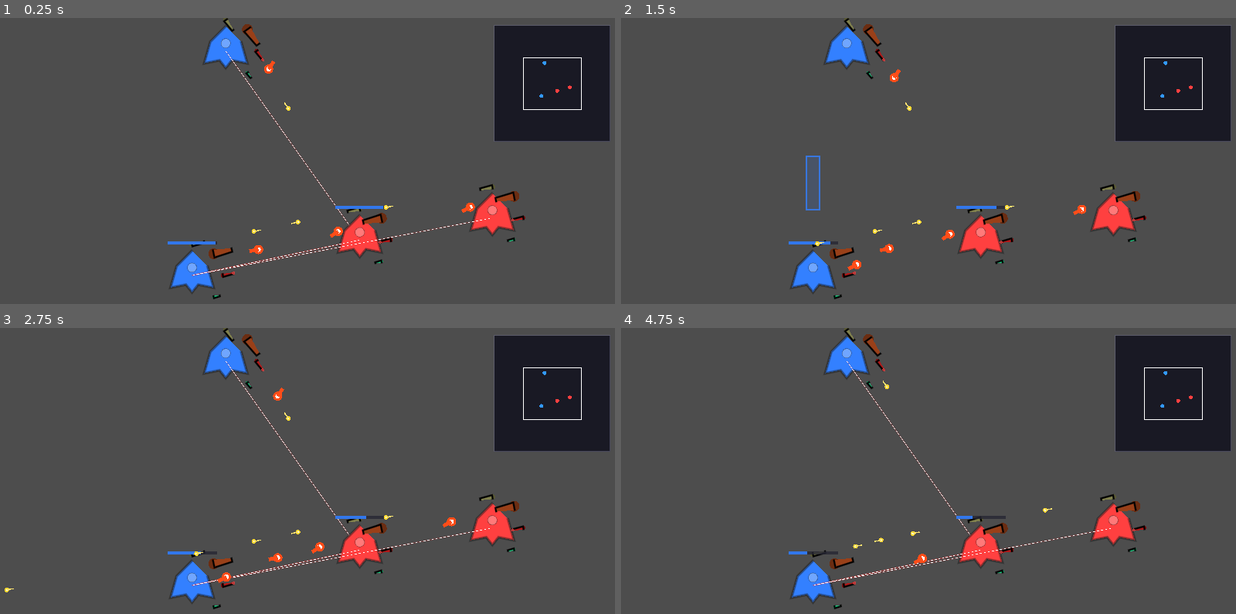
Above: before the commit, frames 1-4 (two rows, left to right).
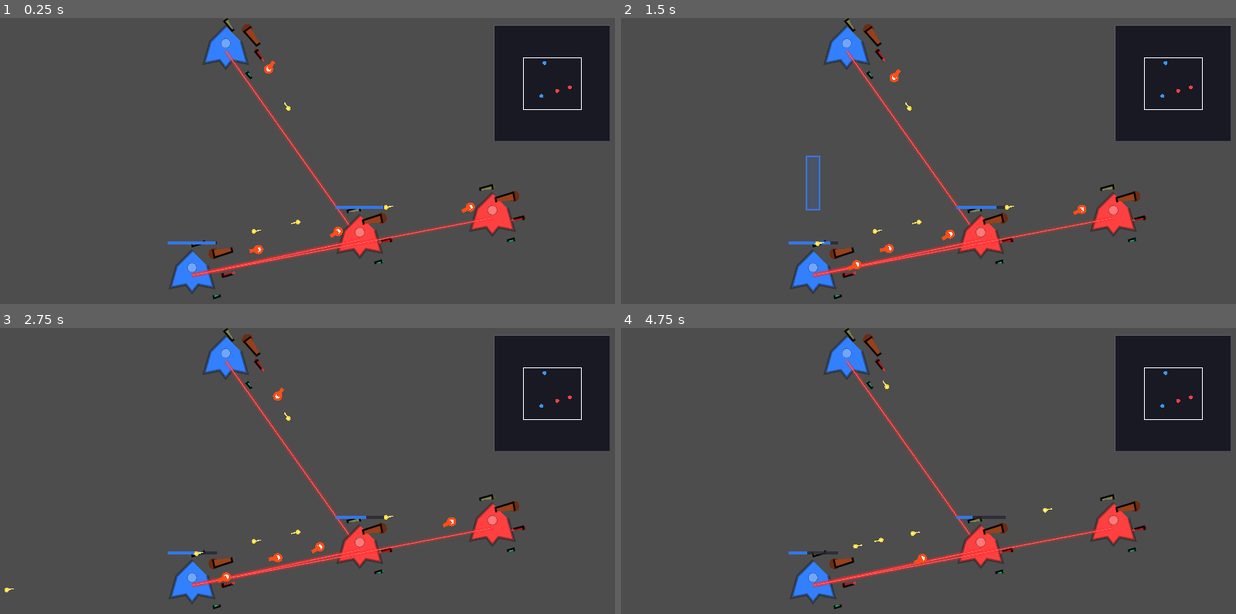
Above: after the commit, the same moments.

Repository: ZhanXuzhao/SpaceRTS
Game: Godot game, scene res://scenes/main.tscn
Same seed, same stepped clock (60 frames per second), same inputs: the game is played once before the commit and once after it.
Inputs (mouse positions are in pixels of both pictures, inside the frame that each line leads up to):
- Up to frame 1 (0.25 s): no input
- Up to frame 2 (1.5 s): tap Enter at 0.5 s; move the mouse to (1063, 175) at 0.52 s; tap R at 0.6 s; click (1063, 175) at 0.67 s; drag from (805, 209) to (848, 52) at 1.27 s
- Up to frame 3 (2.75 s): move the mouse to (369, 425) at 2.02 s; hold Shift from 2.03 s (still down)
- Up to frame 4 (4.75 s): release Shift at 2.75 s; drag from (897, 571) to (1113, 528) at 2.77 s; move the mouse to (1113, 553) at 3.52 s; hold A 3.53-4.25 s; tap Q at 3.6 s; drag from (744, 450) to (983, 551) at 4.27 s

The runs differ from the first frame. In frame 1, 1.4% of the frame differs, in the area x 31-81%, y 11-91%; in frame 2, 1.3%; in frame 3, 1.3%; in frame 4, 1.4%.

Commit message:
Laser: continuous beam instead of flash (3-layer glow)

Diff:
--- a/scripts/unit.gd
+++ b/scripts/unit.gd
@@ -51,10 +51,6 @@
 var _saved_move_target: Vector2
 var _has_saved_move: bool = false
 
-# 激光视觉效果
-var _laser_target_pos: Vector2
-var _laser_flash_timer: float = 0.0
-
 # PD 弹道视觉效果
 var _pd_flash_from: Vector2
 var _pd_flash_to: Vector2
@@ -84,7 +80,6 @@
 
 
 func _process(delta: float) -> void:
-	_laser_flash_timer = max(0.0, _laser_flash_timer - delta)
 	_pd_flash_timer = max(0.0, _pd_flash_timer - delta)
 
 	# ---- 护盾自动恢复 ----
@@ -232,8 +227,6 @@
 	match w.weapon_type:
 		Weapon.WeaponType.LASER:
 			target.take_damage(w.damage, self)
-			_laser_target_pos = target.global_position
-			_laser_flash_timer = 0.08
 
 		Weapon.WeaponType.BULLET, Weapon.WeaponType.MISSILE:
 			_spawn_projectile(fire_pos, fire_dir, target, w)
@@ -415,13 +408,23 @@
 		var angle = _slot_angles[i]
 		_draw_weapon(w, offset, angle)
 
-	# 激光射线（瞬闪效果）
-	if _laser_flash_timer > 0.0:
-		var alpha = _laser_flash_timer / 0.08
-		var laser_color = Color(1.0, 0.2, 0.2, alpha)
-		var end = _laser_target_pos - global_position
-		draw_line(Vector2.ZERO, end, laser_color, 2.0)
-		draw_line(Vector2.ZERO, end, Color.WHITE, 0.5)
+	# 激光持续射线（有目标且在激光射程内时一直显示）
+	if is_instance_valid(_current_target):
+		var has_laser := false
+		for w in _slot_weapons:
+			if w != null and w.weapon_type == Weapon.WeaponType.LASER:
+				has_laser = true
+				break
+		if has_laser:
+			var dist = global_position.distance_to(_current_target.global_position)
+			if dist <= 800.0:  # 约等于激光射程
+				var end = _current_target.global_position - global_position
+				# 外层光晕
+				draw_line(Vector2.ZERO, end, Color(1.0, 0.15, 0.15, 0.25), 6.0)
+				# 主光束
+				draw_line(Vector2.ZERO, end, Color(1.0, 0.2, 0.2, 0.7), 2.0)
+				# 核心亮线
+				draw_line(Vector2.ZERO, end, Color(1.0, 0.7, 0.7, 0.4), 0.8)
 
 	# PD 弹道（瞬闪效果）
 	if _pd_flash_timer > 0.0:
